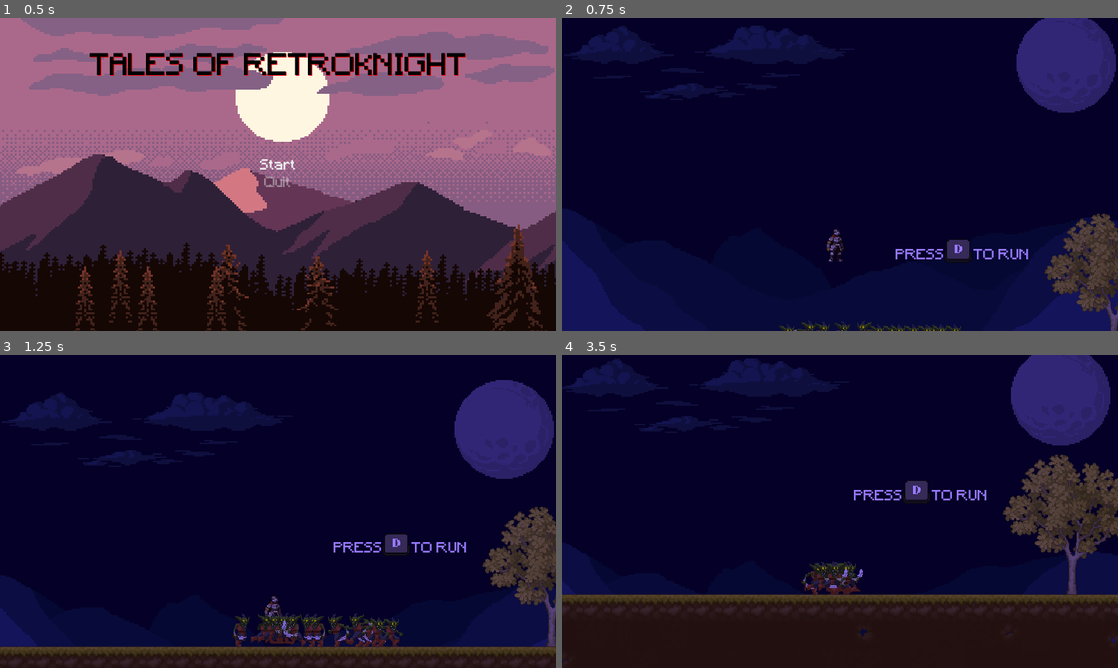
Above: before the commit, frames 1-4 (two rows, left to right).
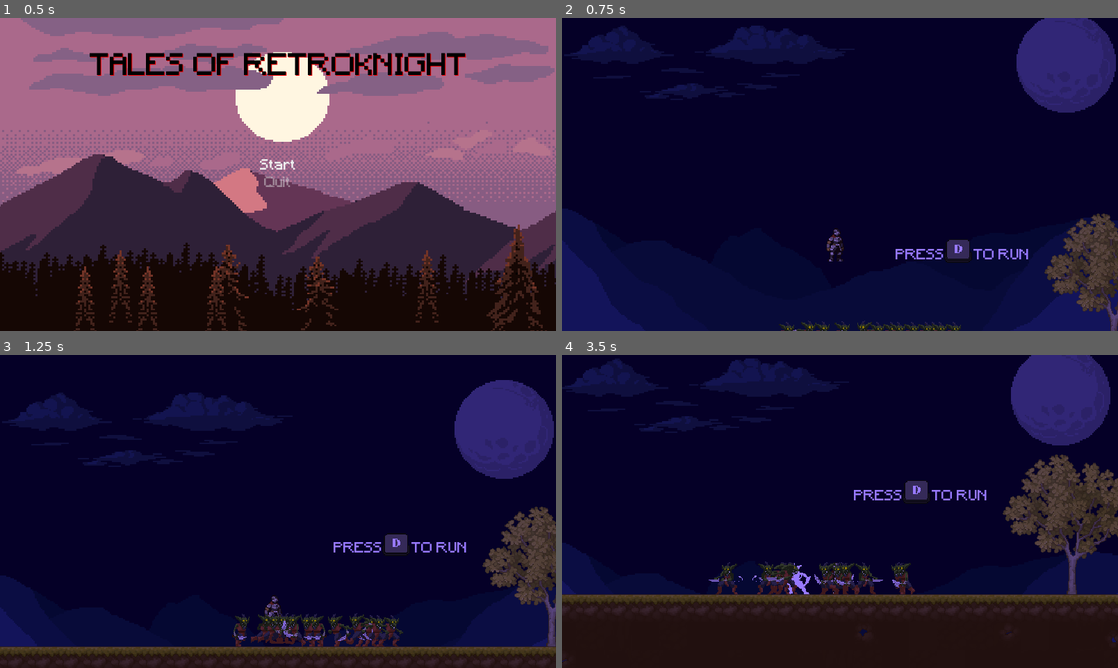
Above: after the commit, the same moments.

Repository: Astrol99/RetroKnight
Game: Godot game, scene res://scenes/MainMenu.tscn
Two runs of this game, one before a commit and one after it. Both use one fixed random seed, a clock stepped at 60 frames per second and the inputs below.
Inputs (mouse positions are in pixels of both pictures, inside the frame that each line leads up to):
- Up to frame 1 (0.5 s): no input
- Up to frame 2 (0.75 s): click "Start" at 0.5 s
- Up to frame 3 (1.25 s): no input
- Up to frame 4 (3.5 s): tap Enter at 1.25, 2, 2.75 s; move the mouse to (962, 495) at 1.27 s; hold Right (ui_right) 1.28-2.78 s; click (962, 495) at 1.35 s; tap Up (ui_up) at 1.52, 2.27 s; move the mouse to (728, 527) at 2.02 s; click (728, 527) at 2.1 s; move the mouse to (895, 442) at 2.77 s; hold Left (ui_left) from 2.78 s (still down); click (895, 442) at 2.85 s

Frame 1 is identical in both runs. In frame 2, 0.3% of the frame differs, in the area x 39-72%, y 97-100%; in frame 3, 0.3%; in frame 4, 1.8%, in the area x 26-64%, y 66-77%.

Commit message:
Fixed goblin hurt animation, added attack tutorial, and added quit game area

Diff:
--- a/project.godot
+++ b/project.godot
@@ -13,6 +13,10 @@
 config/name="TSA Project"
 run/main_scene="res://scenes/MainMenu.tscn"
 config/icon="res://icon.png"
+
+[autoload]
+
+PlayerStats="*res://scenes/PlayerStats.tscn"
 
 [display]
 
--- a/scenes/Goblin.tscn
+++ b/scenes/Goblin.tscn
@@ -25,6 +25,70 @@
 atlas = ExtResource( 3 )
 region = Rect2( 450, 0, 150, 150 )
 
+[sub_resource type="AtlasTexture" id=13]
+atlas = ExtResource( 1 )
+region = Rect2( 0, 0, 150, 150 )
+
+[sub_resource type="AtlasTexture" id=14]
+atlas = ExtResource( 1 )
+region = Rect2( 150, 0, 150, 150 )
+
+[sub_resource type="AtlasTexture" id=15]
+atlas = ExtResource( 1 )
+region = Rect2( 300, 0, 150, 150 )
+
+[sub_resource type="AtlasTexture" id=16]
+atlas = ExtResource( 1 )
+region = Rect2( 450, 0, 150, 150 )
+
+[sub_resource type="AtlasTexture" id=17]
+atlas = ExtResource( 1 )
+region = Rect2( 600, 0, 150, 150 )
+
+[sub_resource type="AtlasTexture" id=18]
+atlas = ExtResource( 1 )
+region = Rect2( 750, 0, 150, 150 )
+
+[sub_resource type="AtlasTexture" id=19]
+atlas = ExtResource( 1 )
+region = Rect2( 900, 0, 150, 150 )
+
+[sub_resource type="AtlasTexture" id=20]
+atlas = ExtResource( 1 )
+region = Rect2( 1050, 0, 150, 150 )
+
+[sub_resource type="AtlasTexture" id=5]
+atlas = ExtResource( 4 )
+region = Rect2( 0, 0, 150, 150 )
+
+[sub_resource type="AtlasTexture" id=6]
+atlas = ExtResource( 4 )
+region = Rect2( 150, 0, 150, 150 )
+
+[sub_resource type="AtlasTexture" id=7]
+atlas = ExtResource( 4 )
+region = Rect2( 300, 0, 150, 150 )
+
+[sub_resource type="AtlasTexture" id=8]
+atlas = ExtResource( 4 )
+region = Rect2( 450, 0, 150, 150 )
+
+[sub_resource type="AtlasTexture" id=9]
+atlas = ExtResource( 4 )
+region = Rect2( 600, 0, 150, 150 )
+
+[sub_resource type="AtlasTexture" id=10]
+atlas = ExtResource( 4 )
+region = Rect2( 750, 0, 150, 150 )
+
+[sub_resource type="AtlasTexture" id=11]
+atlas = ExtResource( 4 )
+region = Rect2( 900, 0, 150, 150 )
+
+[sub_resource type="AtlasTexture" id=12]
+atlas = ExtResource( 4 )
+region = Rect2( 1050, 0, 150, 150 )
+
 [sub_resource type="AtlasTexture" id=25]
 atlas = ExtResource( 5 )
 region = Rect2( 0, 0, 150, 150 )
@@ -40,70 +104,6 @@
 [sub_resource type="AtlasTexture" id=28]
 atlas = ExtResource( 5 )
 region = Rect2( 450, 0, 150, 150 )
-
-[sub_resource type="AtlasTexture" id=13]
-atlas = ExtResource( 1 )
-region = Rect2( 0, 0, 150, 150 )
-
-[sub_resource type="AtlasTexture" id=14]
-atlas = ExtResource( 1 )
-region = Rect2( 150, 0, 150, 150 )
-
-[sub_resource type="AtlasTexture" id=15]
-atlas = ExtResource( 1 )
-region = Rect2( 300, 0, 150, 150 )
-
-[sub_resource type="AtlasTexture" id=16]
-atlas = ExtResource( 1 )
-region = Rect2( 450, 0, 150, 150 )
-
-[sub_resource type="AtlasTexture" id=17]
-atlas = ExtResource( 1 )
-region = Rect2( 600, 0, 150, 150 )
-
-[sub_resource type="AtlasTexture" id=18]
-atlas = ExtResource( 1 )
-region = Rect2( 750, 0, 150, 150 )
-
-[sub_resource type="AtlasTexture" id=19]
-atlas = ExtResource( 1 )
-region = Rect2( 900, 0, 150, 150 )
-
-[sub_resource type="AtlasTexture" id=20]
-atlas = ExtResource( 1 )
-region = Rect2( 1050, 0, 150, 150 )
-
-[sub_resource type="AtlasTexture" id=5]
-atlas = ExtResource( 4 )
-region = Rect2( 0, 0, 150, 150 )
-
-[sub_resource type="AtlasTexture" id=6]
-atlas = ExtResource( 4 )
-region = Rect2( 150, 0, 150, 150 )
-
-[sub_resource type="AtlasTexture" id=7]
-atlas = ExtResource( 4 )
-region = Rect2( 300, 0, 150, 150 )
-
-[sub_resource type="AtlasTexture" id=8]
-atlas = ExtResource( 4 )
-region = Rect2( 450, 0, 150, 150 )
-
-[sub_resource type="AtlasTexture" id=9]
-atlas = ExtResource( 4 )
-region = Rect2( 600, 0, 150, 150 )
-
-[sub_resource type="AtlasTexture" id=10]
-atlas = ExtResource( 4 )
-region = Rect2( 750, 0, 150, 150 )
-
-[sub_resource type="AtlasTexture" id=11]
-atlas = ExtResource( 4 )
-region = Rect2( 900, 0, 150, 150 )
-
-[sub_resource type="AtlasTexture" id=12]
-atlas = ExtResource( 4 )
-region = Rect2( 1050, 0, 150, 150 )
 
 [sub_resource type="AtlasTexture" id=21]
 atlas = ExtResource( 6 )
@@ -128,21 +128,21 @@
 "name": "idle",
 "speed": 5.0
 }, {
+"frames": [ SubResource( 13 ), SubResource( 14 ), SubResource( 15 ), SubResource( 16 ), SubResource( 17 ), SubResource( 18 ), SubResource( 19 ), SubResource( 20 ) ],
+"loop": false,
+"name": "attack",
+"speed": 5.0
+}, {
+"frames": [ SubResource( 5 ), SubResource( 6 ), SubResource( 7 ), SubResource( 8 ), SubResource( 9 ), SubResource( 10 ), SubResource( 11 ), SubResource( 12 ) ],
+"loop": true,
+"name": "run",
+"speed": 5.0
+}, {
 "frames": [ SubResource( 25 ), SubResource( 26 ), SubResource( 27 ), SubResource( 28 ) ],
 "loop": false,
 "name": "hurt",
 "speed": 5.0
 }, {
-"frames": [ SubResource( 13 ), SubResource( 14 ), SubResource( 15 ), SubResource( 16 ), SubResource( 17 ), SubResource( 18 ), SubResource( 19 ), SubResource( 20 ) ],
-"loop": false,
-"name": "attack",
-"speed": 5.0
-}, {
-"frames": [ SubResource( 5 ), SubResource( 6 ), SubResource( 7 ), SubResource( 8 ), SubResource( 9 ), SubResource( 10 ), SubResource( 11 ), SubResource( 12 ) ],
-"loop": true,
-"name": "run",
-"speed": 5.0
-}, {
 "frames": [ SubResource( 21 ), SubResource( 22 ), SubResource( 23 ), SubResource( 24 ) ],
 "loop": false,
 "name": "death",
@@ -156,6 +156,9 @@
 [sub_resource type="CircleShape2D" id=43]
 radius = 100.0
 
+[sub_resource type="CircleShape2D" id=44]
+radius = 15.0
+
 [node name="Goblin" type="KinematicBody2D"]
 collision_layer = 16
 script = ExtResource( 2 )
@@ -163,7 +166,7 @@
 [node name="AnimatedSprite" type="AnimatedSprite" parent="."]
 frames = SubResource( 41 )
 animation = "idle"
-frame = 1
+frame = 3
 speed_scale = 1.5
 playing = true
 
@@ -187,6 +190,14 @@
 position = Vector2( 3, 8 )
 shape = SubResource( 43 )
 
+[node name="Hitbox" type="Area2D" parent="."]
+collision_layer = 0
+collision_mask = 4
+
+[node name="CollisionShape2D" type="CollisionShape2D" parent="Hitbox"]
+position = Vector2( 0, 9 )
+shape = SubResource( 44 )
+
 [connection signal="animation_finished" from="AnimatedSprite" to="." method="_on_AnimatedSprite_animation_finished"]
 [connection signal="area_entered" from="Hurtbox" to="." method="_on_Hurtbox_area_entered"]
 
--- a/scenes/Player.tscn
+++ b/scenes/Player.tscn
@@ -305,7 +305,9 @@
 [sub_resource type="AnimationNodeStateMachinePlayback" id=54]
 
 [sub_resource type="RectangleShape2D" id=65]
-extents = Vector2( 15, 18.125 )
+extents = Vector2( 34.5, 18.125 )
+
+[sub_resource type="CapsuleShape2D" id=66]
 
 [node name="Player" type="KinematicBody2D"]
 collision_layer = 6
@@ -342,5 +344,15 @@
 script = ExtResource( 7 )
 
 [node name="CollisionShape2D" type="CollisionShape2D" parent="SwordHitbox"]
+position = Vector2( -19.5, 0 )
 shape = SubResource( 65 )
 disabled = true
+
+[node name="Hurtbox" type="Area2D" parent="."]
+collision_layer = 4
+collision_mask = 0
+
+[node name="CollisionShape2D" type="CollisionShape2D" parent="Hurtbox"]
+shape = SubResource( 66 )
+
+[connection signal="area_entered" from="Hurtbox" to="." method="_on_Hurtbox_area_entered"]
--- /dev/null
+++ b/scenes/PlayerStats.tscn
@@ -0,0 +1,5 @@
+[gd_scene load_steps=2 format=2]
+
+[ext_resource path="res://scenes/Stats.tscn" type="PackedScene" id=1]
+
+[node name="PlayerStats" instance=ExtResource( 1 )]
--- a/scenes/Tutorial.tscn
+++ b/scenes/Tutorial.tscn
@@ -15,6 +15,8 @@
 [ext_resource path="res://assets/music/anti-deaf_tutorial.mp3" type="AudioStream" id=13]
 [ext_resource path="res://assets/themes/PixelTheme.tres" type="Theme" id=14]
 [ext_resource path="res://assets/sprites/Gerald's Keys/Keys/W-Key.png" type="Texture" id=15]
+[ext_resource path="res://assets/sprites/Gerald's Keys/Keys/M-Key.png" type="Texture" id=16]
+[ext_resource path="res://assets/sprites/Gerald's Keys/Keys/1-Key.png" type="Texture" id=17]
 
 [sub_resource type="AtlasTexture" id=164]
 atlas = ExtResource( 12 )
@@ -43,6 +45,38 @@
 [sub_resource type="SpriteFrames" id=168]
 animations = [ {
 "frames": [ SubResource( 166 ), SubResource( 167 ) ],
+"loop": true,
+"name": "default",
+"speed": 5.0
+} ]
+
+[sub_resource type="AtlasTexture" id=169]
+atlas = ExtResource( 16 )
+region = Rect2( 0, 0, 32, 32 )
+
+[sub_resource type="AtlasTexture" id=170]
+atlas = ExtResource( 16 )
+region = Rect2( 32, 0, 32, 32 )
+
+[sub_resource type="SpriteFrames" id=171]
+animations = [ {
+"frames": [ SubResource( 169 ), SubResource( 170 ) ],
+"loop": true,
+"name": "default",
+"speed": 5.0
+} ]
+
+[sub_resource type="AtlasTexture" id=172]
+atlas = ExtResource( 17 )
+region = Rect2( 0, 0, 32, 32 )
+
+[sub_resource type="AtlasTexture" id=173]
+atlas = ExtResource( 17 )
+region = Rect2( 32, 0, 32, 32 )
+
+[sub_resource type="SpriteFrames" id=174]
+animations = [ {
+"frames": [ SubResource( 172 ), SubResource( 173 ) ],
 "loop": true,
 "name": "default",
 "speed": 5.0
@@ -1505,6 +1539,9 @@
 } ]
 0/z_index = 0
 
+[sub_resource type="RectangleShape2D" id=175]
+extents = Vector2( 32, 51 )
+
 [node name="Tutorial" type="Node2D"]
 
 [node name="CanvasModulate" type="CanvasModulate" parent="."]
@@ -1588,6 +1625,38 @@
 frame = 1
 playing = true
 
+[node name="AttackTutorial" type="RichTextLabel" parent="."]
+margin_left = 824.0
+margin_top = -184.0
+margin_right = 1048.0
+margin_bottom = -160.0
+theme = ExtResource( 14 )
+text = "PRESS             TO ATTACK"
+__meta__ = {
+"_edit_use_anchors_": false
+}
+
+[node name="M1Animation" type="AnimatedSprite" parent="."]
+position = Vector2( 896, -184 )
+frames = SubResource( 171 )
+playing = true
+
+[node name="M1Animation2" type="AnimatedSprite" parent="."]
+position = Vector2( 928, -184 )
+frames = SubResource( 174 )
+playing = true
+
+[node name="EXIT TEXT" type="RichTextLabel" parent="."]
+margin_left = 1048.0
+margin_top = -136.0
+margin_right = 1128.0
+margin_bottom = -112.0
+theme = ExtResource( 14 )
+text = "EXIT ->"
+__meta__ = {
+"_edit_use_anchors_": false
+}
+
 [node name="TxVillageProps" type="Sprite" parent="."]
 position = Vector2( 312, -48 )
 texture = ExtResource( 2 )
@@ -1602,7 +1671,7 @@
 tile_data = PoolIntArray( -655378, 0, 327686, -655377, 0, 589831, -655376, 0, 458761, -655375, 0, 5, -589842, 0, 720900 …(13288 unchanged characters)…
 
 [node name="GERMLIN" parent="." instance=ExtResource( 4 )]
-position = Vector2( 856, -84 )
+position = Vector2( 888, -88 )
 scale = Vector2( 2, 2 )
 
 [node name="Horde" type="Node2D" parent="."]
@@ -1654,3 +1723,12 @@
 
 [node name="Goblin16" parent="Horde" instance=ExtResource( 4 )]
 position = Vector2( 40, 8 )
+
+[node name="EXITAREA" type="Area2D" parent="."]
+position = Vector2( 1144, -88 )
+
+[node name="CollisionShape2D" type="CollisionShape2D" parent="EXITAREA"]
+position = Vector2( 0, -16 )
+shape = SubResource( 175 )
+
+[connection signal="body_entered" from="EXITAREA" to="Player" method="_on_EXITAREA_body_entered"]
--- a/scripts/Goblin.gd
+++ b/scripts/Goblin.gd
@@ -12,7 +12,8 @@
 enum {
 	IDLE,
 	WANDER,
-	CHASE
+	CHASE,
+	HURT
 }
 var velocity : Vector2 = Vector2.ZERO
 var knockback : Vector2 = Vector2.ZERO
@@ -42,6 +43,9 @@
 
 			_sprite.flip_h = velocity.x < 0
 
+		HURT:
+			pass
+
 	velocity.y += GRAVITY * delta
 	velocity = move_and_slide(velocity)
 
@@ -55,10 +59,14 @@
 		_sprite.play("death")
 	else:
 		_sprite.play("hurt")
-	knockback.x = area.knockback_vector * 100
+		state = HURT
+
+	knockback = area.knockback_vector * 100
 
 
 func _on_AnimatedSprite_animation_finished():
 	match _sprite.animation:
 		"death":
 			queue_free()
+		"hurt":
+			state = IDLE
--- a/scripts/Player.gd
+++ b/scripts/Player.gd
@@ -4,6 +4,7 @@
 onready var _animation_tree = $AnimationTree
 onready var _animation_state = _animation_tree.get("parameters/playback")
 onready var _sword_hitbox = $SwordHitbox
+var stats = PlayerStats
 
 export var ACCELERATION : float = 500.0
 export var MAX_SPEED : float = 150.0
@@ -19,7 +20,11 @@
 var state = MOVE
 var velocity : Vector2 = Vector2.ZERO
 
+func quit():
+	get_tree().quit()
+
 func _ready():
+	stats.connect("no_health", self, "quit")
 	_animation_tree.active = true
 	_sword_hitbox.knockback_vector = Vector2.LEFT
 
@@ -38,7 +43,7 @@
 		velocity.x += x_input * ACCELERATION * delta
 		velocity.x = clamp(velocity.x, -MAX_SPEED, MAX_SPEED)
 		_sprite.flip_h = x_input < 0
-		_sword_hitbox.knockback_vector = x_input
+		_sword_hitbox.knockback_vector = Vector2(x_input, 0)
 		_sword_hitbox.position.x = 42 if x_input > 0 else -42
 
 		if is_on_floor():
@@ -66,3 +71,12 @@
 
 func attack_animation_finished():
 	state = MOVE
+
+
+
+func _on_Hurtbox_area_entered(area):
+	stats.health -= 1
+
+
+func _on_EXITAREA_body_entered(body):
+	get_tree().quit()
--- a/scripts/Stats.gd
+++ b/scripts/Stats.gd
@@ -1,4 +1,11 @@
 extends Node
 
 export var max_health = 100
-onready var health = max_health
+onready var health = max_health setget set_health
+
+signal no_health
+
+func set_health(value):
+	health = value
+	if health <= 0:
+		emit_signal("no_health")
--- a/scripts/SwordHitbox.gd
+++ b/scripts/SwordHitbox.gd
@@ -1,4 +1,4 @@
 extends Area2D
 
-export var damage = 1
-var knockback_vector = Vector2.ZERO
+export var damage = 25
+var knockback_vector : Vector2 = Vector2.ZERO
Not shown: 1 places in scenes/Goblin.tscn that only renumber resources
Not shown: 1 places in scenes/Player.tscn that only renumber resources
Not shown: 1 places in scenes/Tutorial.tscn that only renumber resources
